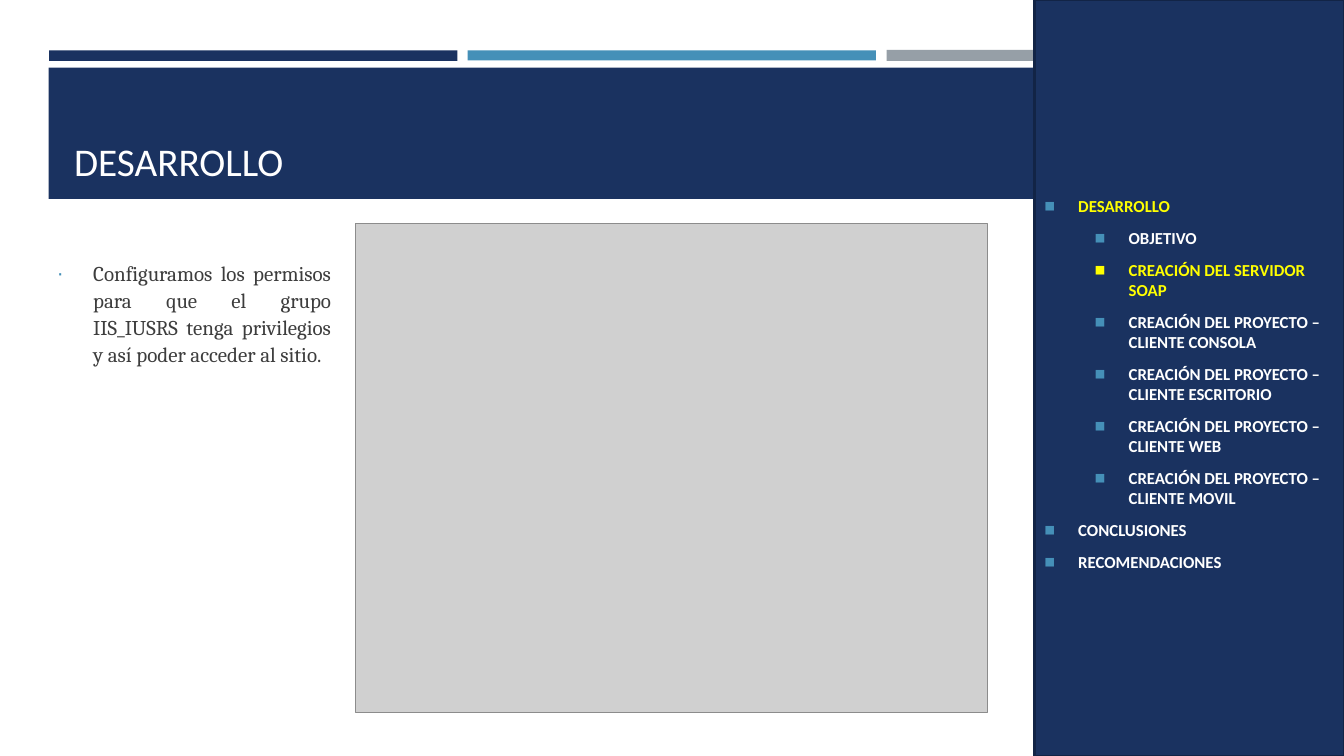
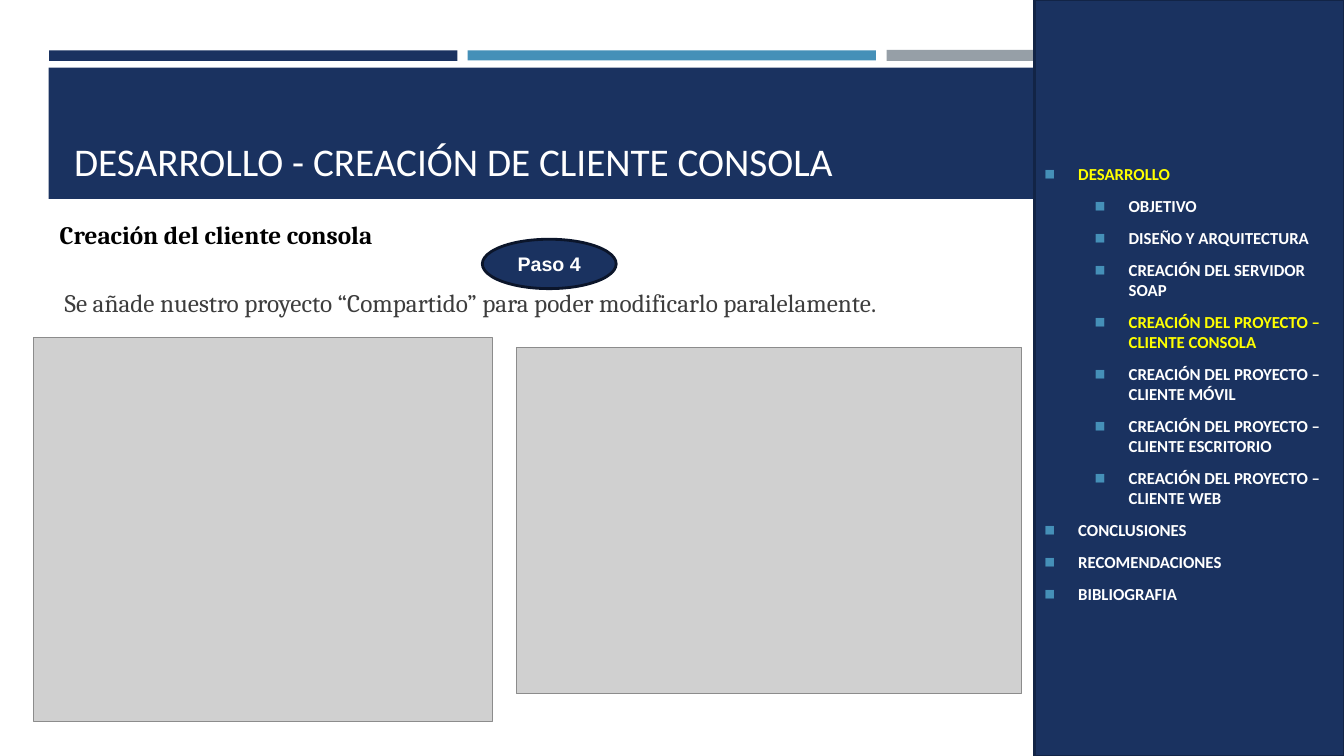
Before and after one commit to ArielGuevara/WS_TicketPremiun_DotNet_SOAP_GR5, a slide deck: slide 32 of 05. DOCUMENTACION/02. MANUAL TECNICO/PRESENTACION_SOAP_ BDD_DOTNET.pptx (slide 23 before the commit). Drawn at 1344x756 pixels with LibreOffice and Linux fonts; fonts in the diff are those of the drawing; grey boxes stand for pictures. Boxes give left, top, right and bottom in pixels: in the first picture for what was removed or moved away, otherwise in the second. Text is boxed around its words. In the diff, an @@ line names an element or a change of style, - is before the commit and + after.

```diff
--- a/05. DOCUMENTACION/02. MANUAL TECNICO/PRESENTACION_SOAP_ BDD_DOTNET.pptx
+++ b/05. DOCUMENTACION/02. MANUAL TECNICO/PRESENTACION_SOAP_ BDD_DOTNET.pptx
@@ title at (x1=74, y1=143, x2=833, y2=177): text changed @@
-DESARROLLO
+DESARROLLO - CREACIÓN DE CLIENTE CONSOLA
@@ text added at (x1=60, y1=226, x2=372, y2=245), 18 pt, text #000000, bold @@
+Creación del cliente consola
@@ ellipse added at (x1=482, y1=239, x2=616, y2=288), fill #1A3260, outline #0B162A 2 pt, 14 pt, text #FFFFFF, bold @@
+Paso 4
@@ text in rectangle at (x1=1129, y1=230, x2=1308, y2=246): paragraph added @@
+  ◼ DISEÑO Y ARQUITECTURA
@@ text removed at (x1=93, y1=266, x2=331, y2=367) @@
-∙ Configuramos los permisos para que el grupo IIS_IUSRS tenga privilegios y así poder acceder al sitio.
@@ text in rectangle at (x1=1129, y1=262, x2=1308, y2=348): text colour #FFFF00 to #FFFFFF in "CREACIÓN DEL SERVIDOR SOAP"; text colour #FFFFFF to #FFFF00 in "CREACIÓN DEL PROYECTO – CLIENTE CONSOLA"; bullet colour #FFFF00 to #4590B8 @@
@@ text added at (x1=65, y1=289, x2=876, y2=318), 18 pt, text #3D3D3D @@
+Se añade nuestro proyecto “Compartido” para poder modificarlo paralelamente.
@@ picture added at (x1=33, y1=338, x2=492, y2=722) @@
@@ picture resized from (x1=356, y1=224, x2=988, y2=712) to (x1=516, y1=347, x2=1021, y2=694) @@
@@ text in rectangle at (x1=1129, y1=366, x2=1308, y2=400): paragraph added @@
+  ◼ CREACIÓN DEL PROYECTO – CLIENTE MÓVIL
@@ text in rectangle at (x1=1129, y1=471, x2=1308, y2=504): paragraph removed @@
-  ◼ CREACIÓN DEL PROYECTO – CLIENTE MOVIL
@@ text in rectangle at (x1=1078, y1=589, x2=1177, y2=600): paragraph added @@
+◼ BIBLIOGRAFIA
```
Also in this commit, not shown: 25 other slides changed, 29 slides added, 55 slides removed, 1 other file.
